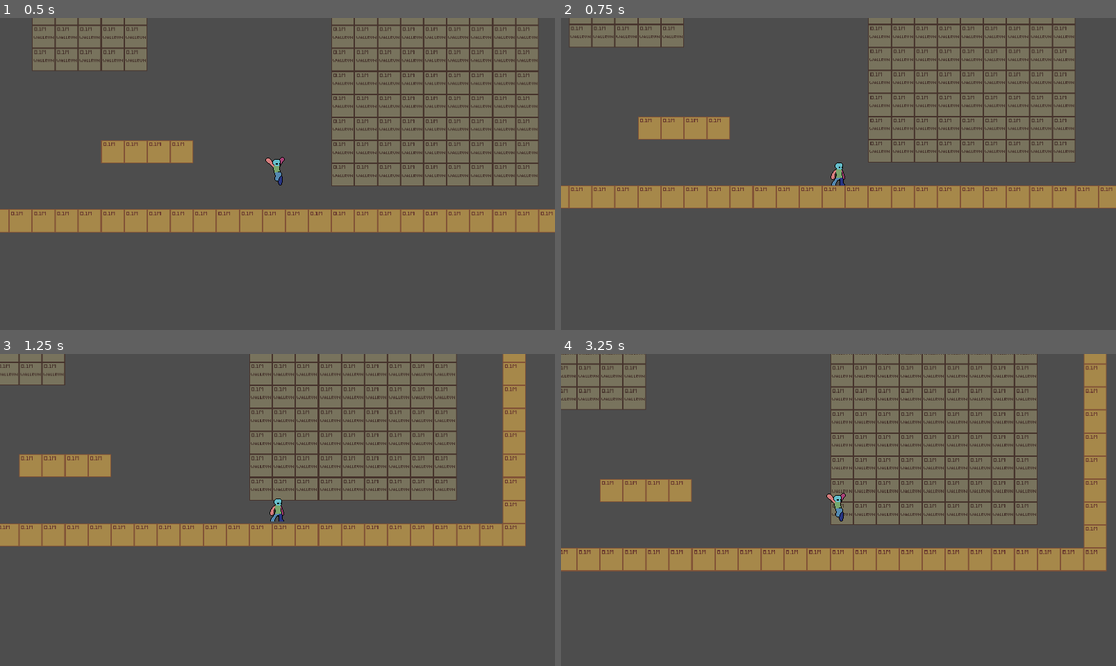
Above: before the commit, frames 1-4 (two rows, left to right).
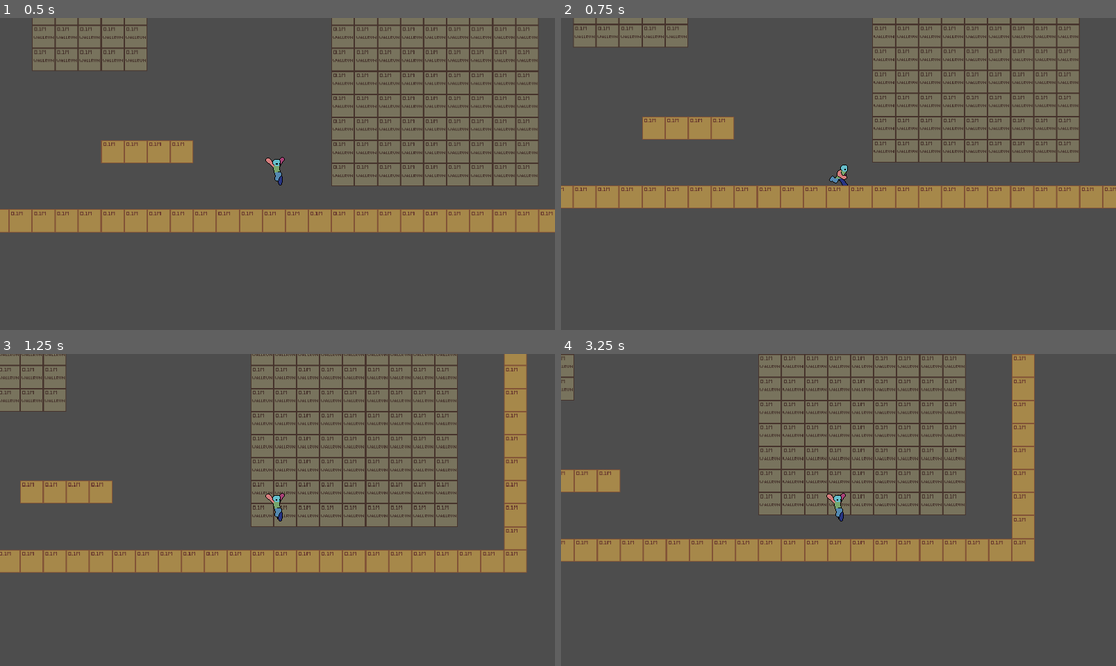
Above: after the commit, the same moments.

Repository: baqirsaq/meat-jar-souls
Game: Godot game, scene res://assets/debug/debug_world.tscn
The game is run twice, just before and just after one commit, with the same random seed, the same clock (stepped at 60 frames per second) and the same inputs. The project has no main scene, so this scene is started directly.
Inputs:
- Up to frame 1 (0.5 s): no input
- Up to frame 2 (0.75 s): hold S (right) from 0.53 s (still down); hold Shift (crouch) from 0.53 s (still down)
- Up to frame 3 (1.25 s): keep holding S (right); keep holding Shift (crouch); tap Space (jump) at 0.77, 0.8, 1.07 s
- Up to frame 4 (3.25 s): release Shift (crouch) at 1.28 s; tap Space (jump) at 1.35, 1.52, 1.82, 2.3, 3.02 s; tap Shift (crouch) at 1.55, 2.85 s; release S (right) at 2.03 s; hold A (left) 2.03-2.78 s; hold Shift (crouch) 2.03-2.78 s; hold S (right) from 2.78 s (still down)

Frame 1 is identical in both runs. In frame 2, 6.2% of the frame differs, in the area x 0-100%, y 0-61%; in frame 3, 27%; in frame 4, 32%, in the area x 0-99%, y 0-70%.

Commit message:
wall slide and jump finally fixed!

Diff:
--- a/scripts/entity_state.gd
+++ b/scripts/entity_state.gd
@@ -17,7 +17,7 @@
 
 
 func _change_state(new_state: State) -> void:
-	print("State changed to: ", State.keys()[new_state])
+	#print("State changed to: ", State.keys()[new_state])
 	current_state = new_state
 
 
--- a/scripts/player_controller.gd
+++ b/scripts/player_controller.gd
@@ -2,7 +2,7 @@
 extends CharacterBody2D
 #TODO:
 # add horizontal wallrun & wallkicks (titanfall style)
-# add wall clime and stamina
+# add wall climb and stamina
 # add ledge grab
 
 enum PlayerState { IDLE, RUN, SLIDE, CROUCH, WALL_BOUNCE, WALL_SLIDE, AIR_MOVEMENT }
@@ -112,7 +112,7 @@
 
 
 func _physics_process(delta: float) -> void:
-	#print( on_wall_timer.is_stopped())
+	#print( on_wall_timer.time_left)
 	_get_wall_direction()
 	_update_approaching_wall_ray()
 	previous_velocity = velocity
@@ -124,6 +124,7 @@
 	#print(is_lurch_possible)
 	entity_state.update_physics_state(is_on_floor())
 
+	# update player state based on entity state
 	match entity_state.current_state:
 		EntityState.State.GROUNDED:
 			_process_grounded()
@@ -134,6 +135,288 @@
 		EntityState.State.LOCKED:
 			print("nothing here yet")
 
+	# handle current player state actions
+	_handle_current_state(delta)
+
+	_update_jump_buffer()
+	_attempt_jump()
+
+	if velocity.y < JUMP_ASSIST_THRESHOLD:
+		_handle_head_nudge()
+		_handle_ledge_boost()
+
+	velocity.y += gravity
+	move_and_slide()
+	_update_facing_direction()
+	_flip_sprite()
+
+	if _should_wall_bounce():
+		_change_state(PlayerState.WALL_BOUNCE)
+
+#region MOVEMENT FUNCTIONS
+
+
+## Add fine air control at a cost of speed, if no arrow keys are pressed there is no loss of speed
+## This allow to have advance movement tech like 'pseudo-slide-hops and pseudo-bunny-hops'
+func _handle_air_momentum() -> void:
+	if _can_apply_air_lurch():
+		var target_speed = horizontal_input_axis * MAX_LURCH_SPEED
+		if abs(velocity.x) > abs(target_speed):
+			velocity.x = move_toward(velocity.x, target_speed, LURCH_STEP)
+		else:
+			velocity.x = move_toward(velocity.x, target_speed, LURCH_STEP)
+
+
+func _start_wall_slide() -> void:
+	if on_wall_timer.is_stopped():
+		#print("I AM CALLED")
+		on_wall_timer.start(1.0)
+		perfect_wall_jump_timer.start()
+
+
+func _handle_wall_slide_and_jump() -> void:
+
+	gravity = WALL_GRAVITY
+
+	if on_wall_timer.is_stopped():
+		#print("boing")
+		velocity.x = -wall_direction * 200
+		target_gravity = MAX_GRAVITY
+		_change_state(PlayerState.AIR_MOVEMENT)
+		return
+
+	##kick off
+	if Input.is_action_just_pressed("jump"):
+		on_wall_timer.stop()
+
+		if perfect_wall_jump_timer.is_stopped():
+			velocity += get_wall_jump_vector(WALL_JUMP_PUSH_FORCE)
+		else:
+			velocity.x = -top_velocity_x * wall_direction
+			velocity.y += get_wall_jump_vector(WALL_JUMP_PUSH_FORCE).y
+
+func _get_wall_direction() -> void:
+	var current_wall_ref = wall_direction
+
+	wall_direction = 0.0
+
+	if left_generic_ray.is_colliding():
+		wall_direction = -1.0
+	elif right_generic_ray.is_colliding():
+		wall_direction = 1.0
+
+	if current_wall_ref != 0.0 and current_wall_ref != wall_direction:
+		previous_wall_direction = current_wall_ref
+
+
+func _handle_run() -> void:
+	var target_speed = horizontal_input_axis * MAX_RUN_SPEED
+	velocity.x = move_toward(velocity.x, target_speed, GROUND_ACCELERATION)
+
+
+func _start_crouch() -> void:
+	if is_crouching:
+		return
+
+	is_crouching = true
+
+	_resize_collider(SLIDE_Y_OFFSET, SLIDE_Y_SCALE)
+
+
+func _handle_crouch() -> void:
+	var target_speed = horizontal_input_axis * MAX_CROUCH_SPEED
+	velocity.x = move_toward(velocity.x, target_speed, GROUND_ACCELERATION)
+
+	if !Input.is_action_pressed("crouch"):
+		_end_crouch()
+
+
+func _end_crouch() -> void:
+	if !is_crouching:
+		return
+	is_crouching = false
+
+	_resize_collider(SLIDE_Y_OFFSET)
+
+
+func _handle_idle() -> void:
+	velocity.x = move_toward(velocity.x, 0.0, FRICTION)
+
+
+## Bounces the player on the x if they hit a wall with speed, staggering them.
+## Makes losing velocity more fun to look at, and add complex movement tech to change directions.
+func _wall_bounce_stagger() -> void:
+	#TODO
+	# a 0.5 second animation will play for the recovery
+	# a sound will play in the left or right ear depending on the side you hit the
+	if _should_wall_bounce():
+		velocity.x = -previous_velocity.x * WALL_BOUNCE_POWER
+
+
+func _start_slide() -> void:
+	if is_sliding:
+		_handle_slide_boost()
+		return
+
+	is_sliding = true
+
+	_handle_slide_boost()
+
+	_resize_collider(SLIDE_Y_OFFSET, SLIDE_Y_SCALE)
+
+
+func _handle_slide(delta: float) -> void:
+	if is_on_floor():
+		velocity.x = lerp(velocity.x, 0.0, SLIDE_FRICTION * delta)
+	else:
+		velocity.x = velocity.x
+
+	if !Input.is_action_pressed("crouch"):
+		_end_slide()
+
+	if _should_slide_to_crouch():
+		_start_crouch()
+
+
+func _end_slide() -> void:
+	if !is_sliding:
+		return
+	is_sliding = false
+
+	_resize_collider(SLIDE_Y_OFFSET)
+
+
+func _handle_slide_boost() -> void:
+	if slide_boosts > 0:
+		slide_index = slide_index % SLIDE_BOOST_POWER.size()
+
+		velocity.x *= SLIDE_BOOST_POWER[slide_index]
+		#print("Boost applied: ", SLIDE_BOOST_POWER[slide_index])
+
+		slide_boosts -= 1
+		slide_index += 1
+	else:
+		slide_index = 0
+
+
+## Increase the gravitational acceleration over time to make the fall less floaty.
+func _calculate_gravity(delta: float) -> void:
+	gravity = lerp(gravity, target_gravity, GRAVITY_SMOOTHING * delta)
+
+
+func _update_jump_buffer() -> void:
+	if Input.is_action_just_pressed("jump"):
+		if jump_buffer_timer.is_stopped():
+			jump_buffer_timer.start()
+
+
+func _attempt_jump() -> void:
+	if _can_jump():
+		velocity.y = JUMP_HEIGHT
+		if is_sliding:
+			velocity.y *= JUMP_SLIDE_MULTIPLIER
+		jump_buffer_timer.stop()
+		coyote_timer.stop()
+		is_coyote_time_activated = true
+
+
+## Cuts the jump when space is released, add more control to the jump.
+func _handle_jump_cut() -> void:
+	if velocity.y < 0 and (Input.is_action_just_released("jump") or is_on_ceiling()):
+		velocity.y *= JUMP_CUT_POWER
+
+
+## Gives a nudge when one of the top corner hit a celling so the jump doesn't feel sticky.
+func _handle_head_nudge() -> void:
+	if _should_nudge_left():
+		velocity.x += HEAD_NUDGE_POWER
+	if _should_nudge_right():
+		velocity.x -= HEAD_NUDGE_POWER
+
+
+## Gives a boost when the jump barely not high enough to clear a ledge so the jump is less annoying.
+func _handle_ledge_boost() -> void:
+	if !_can_apply_ledge_boost():
+		return
+
+	if _should_boost_left_ledge():
+		velocity.y -= LEDGE_BOOST_POWER
+	if _should_boost_right_ledge():
+		velocity.y -= LEDGE_BOOST_POWER
+
+
+#endregion
+
+#region UTILS
+
+func _update_approaching_wall_ray() -> void:
+	var dir: float = sign(approaching_wall.target_position.x)
+
+	if velocity.x != 0.0:
+		dir = sign(velocity.x)
+
+	var length: float = max(abs(velocity.x) / 10.0, 20.0)
+	approaching_wall.target_position.x = length * dir
+
+
+func get_wall_jump_vector(jump_power: float) -> Vector2:
+	# map input (-1 -> 1) to angle (0deg -> 90deg)
+	var angle_deg = lerp(0.0, 75.0, (vertical_input_axis + 1.0) * 0.5)
+	var angle_rad = deg_to_rad(angle_deg)
+
+	var dir := Vector2(cos(angle_rad) * -wall_direction, -sin(angle_rad))
+
+	return dir * jump_power
+
+
+func _resize_collider(offset: float = 0.0, size: float = 1.0) -> void:
+	if size == 1.0:
+		collision_box.scale.y = 1.0
+		left_head_nudge_outer.position.y -= offset
+		left_head_nudge_inner.position.y -= offset
+		right_head_nudge_outer.position.y -= offset
+		right_head_nudge_inner.position.y -= offset
+		collision_box.position.y -= offset
+	else:
+		collision_box.scale.y = size
+		left_head_nudge_outer.position.y += offset
+		left_head_nudge_inner.position.y += offset
+		right_head_nudge_outer.position.y += offset
+		right_head_nudge_inner.position.y += offset
+		collision_box.position.y += offset
+
+
+func _update_facing_direction() -> void:
+	if horizontal_input_axis < 0.0:
+		facing = -1
+	if horizontal_input_axis > 0.0:
+		facing = 1
+
+
+func _flip_sprite() -> void:
+	if facing == -1:
+		player_sprite.flip_h = true
+	else:
+		player_sprite.flip_h = false
+
+
+#endregion
+
+#region HFSM FUNCTIONS
+
+func _change_state(new_state: PlayerState) -> void:
+	if current_player_state == new_state:
+		return
+	print(
+		"Changing state from ",
+		PlayerState.keys()[current_player_state],
+		" to ",
+		PlayerState.keys()[new_state]
+	)
+	current_player_state = new_state
+
+
+func _handle_current_state(delta: float) -> void:
 	match current_player_state:
 		PlayerState.IDLE:
 			animator.play("player_idle")
@@ -154,295 +437,8 @@
 		PlayerState.WALL_SLIDE:
 			_handle_wall_slide_and_jump()
 
-	_update_jump_buffer()
-	_attempt_jump()
-
-	if velocity.y < JUMP_ASSIST_THRESHOLD:
-		_handle_head_nudge()
-		_handle_ledge_boost()
-
-	velocity.y += gravity
-
-	move_and_slide()
-
-	_update_facing_direction()
-
-	_flip_sprite()
-
-	if _should_wall_bounce():
-		_change_state(PlayerState.WALL_BOUNCE)
-
-#region MOVEMENT FUNCTIONS
-
-
-## Add fine air control at a cost of speed, if no arrow keys are pressed there is no loss of speed
-## This allow to have advance movement tech like 'pseudo-slide-hops and pseudo-bunny-hops'
-func _handle_air_momentum() -> void:
-	if _can_apply_air_lurch():
-		var target_speed = horizontal_input_axis * MAX_LURCH_SPEED
-		if abs(velocity.x) > abs(target_speed):
-			velocity.x = move_toward(velocity.x, target_speed, LURCH_STEP)
-		else:
-			velocity.x = move_toward(velocity.x, target_speed, LURCH_STEP)
-
-#FIXME: the wall kick of is not working
-func _start_wall_slide() -> void:
-	if on_wall_timer.is_stopped():
-		print("I AM CALLED")
-		on_wall_timer.start(1.5)
-		perfect_wall_jump_timer.start()
-
-
-func _handle_wall_slide_and_jump() -> void:
-
-	gravity = WALL_GRAVITY
-
-	if on_wall_timer.is_stopped():
-		velocity.x = -wall_direction * 200
-		target_gravity = MAX_GRAVITY
-		_change_state(PlayerState.AIR_MOVEMENT)
-		return
-
-	##kick off
-	if Input.is_action_just_pressed("jump"):
-		on_wall_timer.stop()
-
-		if perfect_wall_jump_timer.is_stopped():
-			velocity += get_wall_jump_vector(WALL_JUMP_PUSH_FORCE)
-		else:
-			velocity.x = -top_velocity_x * wall_direction
-			velocity.y += get_wall_jump_vector(WALL_JUMP_PUSH_FORCE).y
-
-func _get_wall_direction() -> void:
-	var current_wall_ref = wall_direction
-
-	wall_direction = 0.0
-
-	if left_generic_ray.is_colliding():
-		wall_direction = -1.0
-	elif right_generic_ray.is_colliding():
-		wall_direction = 1.0
-
-	if current_wall_ref != 0.0 and current_wall_ref != wall_direction:
-		previous_wall_direction = current_wall_ref
-
-
-func _handle_run() -> void:
-	var target_speed = horizontal_input_axis * MAX_RUN_SPEED
-	velocity.x = move_toward(velocity.x, target_speed, GROUND_ACCELERATION)
-
-
-func _start_crouch() -> void:
-	if is_crouching:
-		return
-
-	is_crouching = true
-
-	_resize_collider(SLIDE_Y_OFFSET, SLIDE_Y_SCALE)
-
-
-func _handle_crouch() -> void:
-	var target_speed = horizontal_input_axis * MAX_CROUCH_SPEED
-	velocity.x = move_toward(velocity.x, target_speed, GROUND_ACCELERATION)
-
-	if !Input.is_action_pressed("crouch"):
-		_end_crouch()
-
-
-func _end_crouch() -> void:
-	if !is_crouching:
-		return
-	is_crouching = false
-
-	_resize_collider(SLIDE_Y_OFFSET)
-
-
-func _handle_idle() -> void:
-	velocity.x = move_toward(velocity.x, 0.0, FRICTION)
-
-
-## Bounces the player on the x if they hit a wall with speed, staggering them.
-## Makes losing velocity more fun to look at, and add complex movement tech to change directions.
-func _wall_bounce_stagger() -> void:
-	#TODO
-	# a 0.5 second animation will play for the recovery
-	# a sound will play in the left or right ear depending on the side you hit the
-	if _should_wall_bounce():
-		velocity.x = -previous_velocity.x * WALL_BOUNCE_POWER
-
-
-func _start_slide() -> void:
-	if is_sliding:
-		_handle_slide_boost()
-		return
-
-	is_sliding = true
-
-	_handle_slide_boost()
-
-	_resize_collider(SLIDE_Y_OFFSET, SLIDE_Y_SCALE)
-
-
-func _handle_slide(delta: float) -> void:
-	if is_on_floor():
-		velocity.x = lerp(velocity.x, 0.0, SLIDE_FRICTION * delta)
-	else:
-		velocity.x = velocity.x
-
-	if !Input.is_action_pressed("crouch"):
-		_end_slide()
-
-	if _should_slide_to_crouch():
-		_start_crouch()
-
-
-func _end_slide() -> void:
-	if !is_sliding:
-		return
-	is_sliding = false
-
-	_resize_collider(SLIDE_Y_OFFSET)
-
-
-func _handle_slide_boost() -> void:
-	if slide_boosts > 0:
-		slide_index = slide_index % SLIDE_BOOST_POWER.size()
-
-		velocity.x *= SLIDE_BOOST_POWER[slide_index]
-		print("Boost applied: ", SLIDE_BOOST_POWER[slide_index])
-
-		slide_boosts -= 1
-		slide_index += 1
-	else:
-		slide_index = 0
-
-
-## Increase the gravitational acceleration over time to make the fall less floaty.
-func _calculate_gravity(delta: float) -> void:
-	gravity = lerp(gravity, target_gravity, GRAVITY_SMOOTHING * delta)
-
-
-func _update_jump_buffer() -> void:
-	if Input.is_action_just_pressed("jump"):
-		if jump_buffer_timer.is_stopped():
-			jump_buffer_timer.start()
-
-
-func _attempt_jump() -> void:
-	if _can_jump():
-		velocity.y = JUMP_HEIGHT
-		if is_sliding:
-			velocity.y *= JUMP_SLIDE_MULTIPLIER
-		jump_buffer_timer.stop()
-		coyote_timer.stop()
-		is_coyote_time_activated = true
-
-
-## Cuts the jump when space is released, add more control to the jump.
-func _handle_jump_cut() -> void:
-	if velocity.y < 0 and (Input.is_action_just_released("jump") or is_on_ceiling()):
-		velocity.y *= JUMP_CUT_POWER
-
-
-## Gives a nudge when one of the top corner hit a celling so the jump doesn't feel sticky.
-func _handle_head_nudge() -> void:
-	if _should_nudge_left():
-		velocity.x += HEAD_NUDGE_POWER
-	if _should_nudge_right():
-		velocity.x -= HEAD_NUDGE_POWER
-
-
-## Gives a boost when the jump barely not high enough to clear a ledge so the jump is less annoying.
-func _handle_ledge_boost() -> void:
-	if !_can_apply_ledge_boost():
-		return
-
-	if _should_boost_left_ledge():
-		velocity.y -= LEDGE_BOOST_POWER
-	if _should_boost_right_ledge():
-		velocity.y -= LEDGE_BOOST_POWER
-
-
-#endregion
-
-#region UTILS
-
-func _update_approaching_wall_ray() -> void:
-	var dir: float = sign(approaching_wall.target_position.x)
-
-	if velocity.x != 0.0:
-		dir = sign(velocity.x)
-
-	var length: float = max(abs(velocity.x) / 10.0, 20.0)
-	approaching_wall.target_position.x = length * dir
-
-
-func get_wall_jump_vector(jump_power: float) -> Vector2:
-	# Map input (-1 -> 1) to angle (0° -> 90°)
-	var angle_deg = lerp(0.0, 75.0, (vertical_input_axis + 1.0) * 0.5)
-	var angle_rad = deg_to_rad(angle_deg)
-
-	var dir := Vector2(cos(angle_rad) * -wall_direction, -sin(angle_rad))
-
-	return dir * jump_power
-
-
-func _resize_collider(offset: float = 0.0, size: float = 1.0) -> void:
-	var is_reset_mode = false
-	if size == 1.0:
-		is_reset_mode = true
-
-	if is_reset_mode:
-		collision_box.scale.y = 1.0
-		left_head_nudge_outer.position.y -= offset
-		left_head_nudge_inner.position.y -= offset
-		right_head_nudge_outer.position.y -= offset
-		right_head_nudge_inner.position.y -= offset
-		collision_box.position.y -= offset
-		is_reset_mode = false
-	else:
-		collision_box.scale.y = size
-		left_head_nudge_outer.position.y += offset
-		left_head_nudge_inner.position.y += offset
-		right_head_nudge_outer.position.y += offset
-		right_head_nudge_inner.position.y += offset
-		collision_box.position.y += offset
-
-
-func _update_facing_direction() -> void:
-	if horizontal_input_axis < 0.0:
-		facing = -1
-	if horizontal_input_axis > 0.0:
-		facing = 1
-
-
-func _flip_sprite() -> void:
-	if facing == -1:
-		player_sprite.flip_h = true
-	else:
-		player_sprite.flip_h = false
-
-
-#endregion
-
-#region HFSM FUNCTIONS
-
-
-func _change_state(new_state: PlayerState) -> void:
-	if current_player_state == new_state:
-		return
-	print(
-		"Changing state from ",
-		PlayerState.keys()[current_player_state],
-		" to ",
-		PlayerState.keys()[new_state]
-	)
-	current_player_state = new_state
-
 
 func _process_grounded() -> void:
-	if Input.is_action_pressed("crouch"):
-		_start_slide()
 	previous_wall_direction = 0.0
 	target_gravity = MIN_GRAVITY
 	is_coyote_time_activated = false
@@ -452,13 +448,18 @@
 	if !is_sliding and slide_boost_cooldown_timer.is_stopped():
 		slide_boosts = 3
 
+	# handle crouch/slide input
 	if Input.is_action_just_pressed("crouch"):
+		if abs(velocity.x) > MAX_CROUCH_SPEED:
+			_start_slide()
+		else:
+			_start_crouch()
+
+	# update state based on current conditions
+	if is_sliding:
+		_change_state(PlayerState.SLIDE)
+	elif is_crouching:
 		_change_state(PlayerState.CROUCH)
-
-	if is_crouching:
-		_change_state(PlayerState.CROUCH)
-	elif is_sliding:
-		_change_state(PlayerState.SLIDE)
 	elif horizontal_input_axis != 0.0:
 		_change_state(PlayerState.RUN)
 	else:
@@ -466,7 +467,6 @@
 
 
 func _process_airborne(delta: float):
-	_change_state(PlayerState.AIR_MOVEMENT)
 	_handle_jump_cut()
 	if !_should_wall_slide():
 		_calculate_gravity(delta)
@@ -479,9 +479,11 @@
 		top_velocity_x = 0.0
 
 	if _should_wall_slide():
-		print("Wall Jump!")
-		_start_wall_slide()
-		_change_state(PlayerState.WALL_SLIDE)
+		if current_player_state != PlayerState.WALL_SLIDE:
+			_change_state(PlayerState.WALL_SLIDE)
+			_start_wall_slide()
+	else:
+		_change_state(PlayerState.AIR_MOVEMENT)
 
 	if coyote_timer.is_stopped() and !is_coyote_time_activated:
 		coyote_timer.start()
